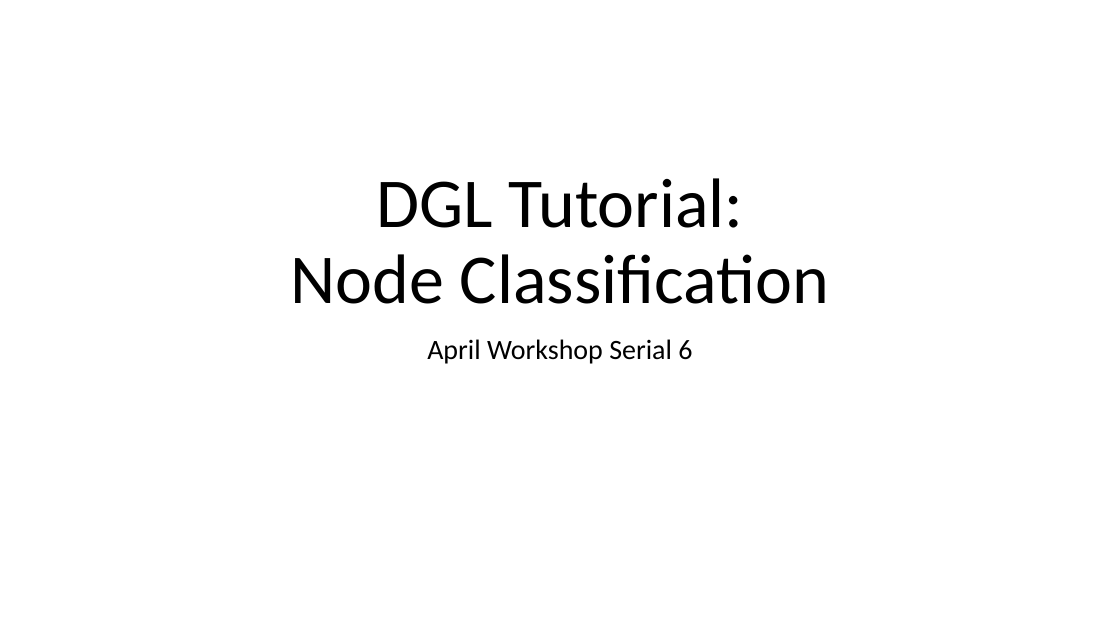
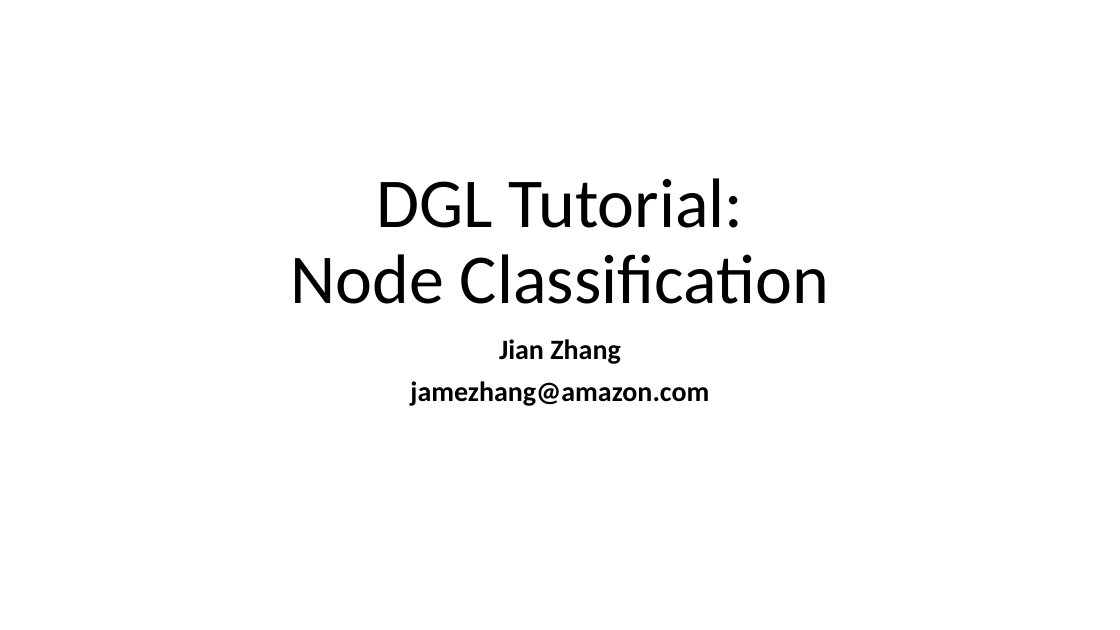
Before and after one commit to 596050/DGL_Internal_Workshop_April2020, a slide deck: slide 1 of Session06-v1.pptx. Drawn at 1120x630 pixels with LibreOffice and Linux fonts; fonts in the diff are those of the drawing; background and template pictures are left out. Boxes give left, top, right and bottom in pixels: in the first picture for what was removed or moved away, otherwise in the second. Text is boxed around its words. In the diff, an @@ line names an element or a change of style, - is before the commit and + after.

```diff
--- a/Session06-v1.pptx
+++ b/Session06-v1.pptx
@@ subtitle at (410, 339, 709, 406): text changed; bold on @@
-April Workshop Serial 6
+Jian Zhang
+jamezhang@amazon.com
```
Also in this commit, not shown: 1 other slide changed, 3 other files.
